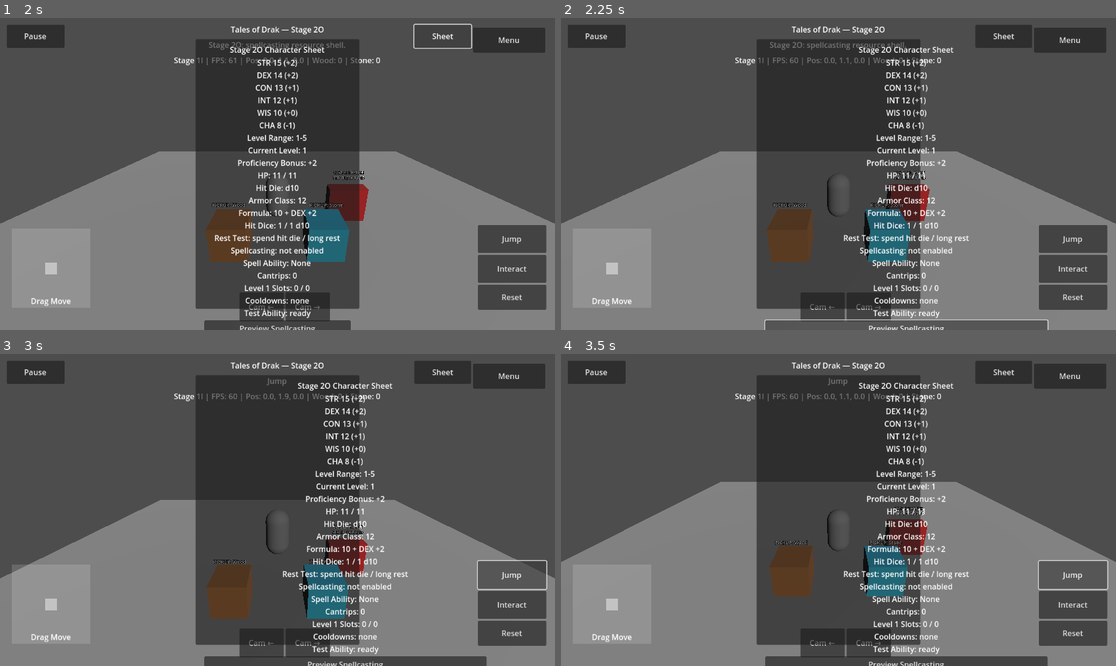
Above: before the commit, frames 1-4 (two rows, left to right).
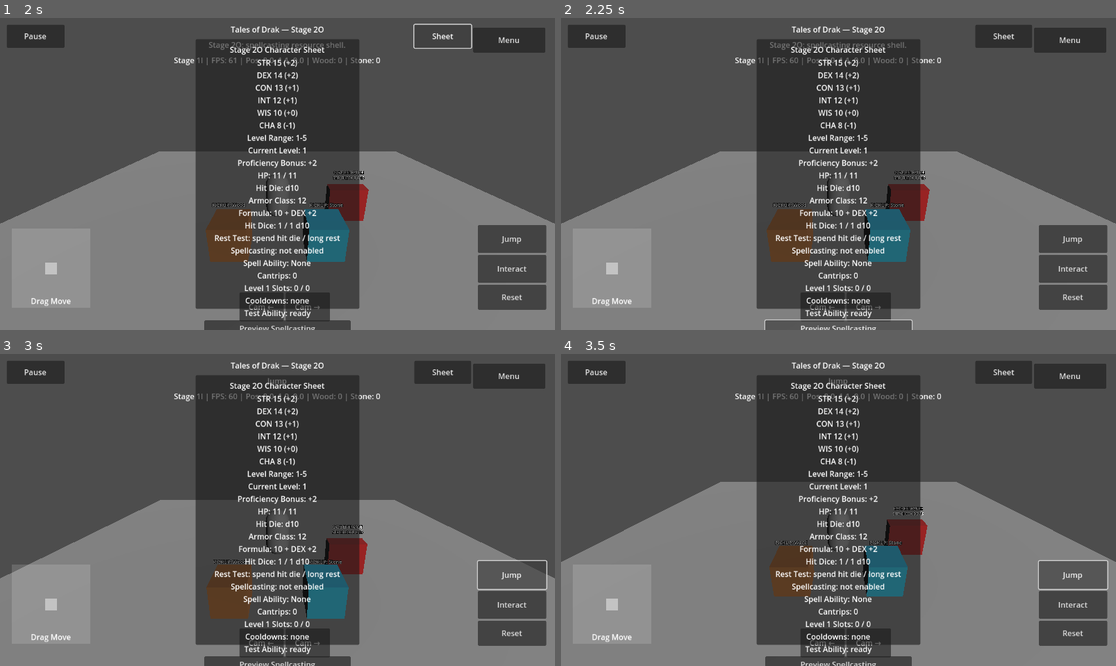
Above: after the commit, the same moments.

Repository: tristanvickery20/Tales-of-Drak-2.0
Game: Godot game, scene res://scenes/main_menu/main_menu.tscn
The game is run twice, just before and just after one commit, with the same random seed, the same clock (stepped at 60 frames per second) and the same inputs.
Inputs:
- Up to frame 1 (2 s): click "Start Game" at 0.5 s; click "Sheet" at 1.25 s
- Up to frame 2 (2.25 s): click "Preview Spellcasting" at 2 s
- Up to frame 3 (3 s): click "Jump" at 2.75 s
- Up to frame 4 (3.5 s): no input

Frame 1 is identical in both runs. In frame 2, 5.6% of the frame differs, in the area x 38-88%, y 9-100%; in frame 3, 5.5%; in frame 4, 5.5%.

Commit message:
Fix Stage 2O sheet result layout shifting

Diff:
--- a/drak/ui/drak_character_sheet_overlay.gd
+++ b/drak/ui/drak_character_sheet_overlay.gd
@@ -158,14 +158,18 @@
 
 	_check_result_text = Label.new()
 	_check_result_text.name = "CheckResultText"
-	_check_result_text.text = "No spellcasting preview yet."
+	_check_result_text.text = "No preview yet."
+	_check_result_text.custom_minimum_size = Vector2(270, 46)
+	_check_result_text.size_flags_vertical = Control.SIZE_SHRINK_CENTER
+	_check_result_text.autowrap_mode = TextServer.AUTOWRAP_WORD_SMART
 	_check_result_text.horizontal_alignment = HORIZONTAL_ALIGNMENT_CENTER
+	_check_result_text.vertical_alignment = VERTICAL_ALIGNMENT_CENTER
 	_check_result_text.mouse_filter = Control.MOUSE_FILTER_IGNORE
 	box.add_child(_check_result_text)
 
 	var note := Label.new()
 	note.name = "CharacterSheetNote"
-	note.text = "Stage 2O: spellcasting shell only. No spells, class lists, spell attacks, or spell saves yet."
+	note.text = "Stage 2O shell only. No spells/class lists yet."
 	note.autowrap_mode = TextServer.AUTOWRAP_WORD_SMART
 	note.horizontal_alignment = HORIZONTAL_ALIGNMENT_CENTER
 	note.mouse_filter = Control.MOUSE_FILTER_IGNORE
@@ -199,28 +203,31 @@
 	_sheet_panel.visible = false
 
 func _preview_spellcasting() -> void:
-	_check_result_text.text = _spellcasting.preview_spellcasting_shell()
+	_check_result_text.text = "Spellcasting shell ready. No spells or spell slots active yet."
 
 func _preview_level_five() -> void:
-	_check_result_text.text = _level_progression.preview_level(5)
+	_check_result_text.text = "Level 5 preview: Proficiency Bonus +3. No class/race features yet."
 
 func _spend_hit_die() -> void:
 	var result := _rest_tracker.spend_hit_die(_ability_scores.get_constitution_modifier())
 	_sheet_text.text = _get_sheet_text()
-	_check_result_text.text = _rest_tracker.format_spend_result(result)
+	if bool(result.get("spent", false)):
+		_check_result_text.text = "Hit Die spent. Preview healing: %d. HP unchanged." % int(result.get("preview_healing", 0))
+	else:
+		_check_result_text.text = "No hit dice left. Use Long Rest to restore."
 
 func _long_rest() -> void:
 	_rest_tracker.long_rest()
 	_sheet_text.text = _get_sheet_text()
-	_check_result_text.text = "Long Rest complete.\nHit dice restored.\nNo HP is changed in Stage 2O."
+	_check_result_text.text = "Long Rest: hit dice restored. HP unchanged."
 
 func _preview_fire_damage() -> void:
-	_check_result_text.text = _damage_types.preview_damage("Fire", 4)
+	_check_result_text.text = "Preview: 4 Fire damage. HP unchanged."
 
 func _start_test_cooldown() -> void:
 	_cooldown_tracker.start_cooldown(DrakCooldownTracker.TEST_ABILITY_ID, 5.0)
 	_sheet_text.text = _get_sheet_text()
-	_check_result_text.text = "Test Ability cooldown started.\n" + _cooldown_tracker.get_summary_text()
+	_check_result_text.text = "Test Ability cooldown: 5.0s started."
 
 func _update_visibility() -> void:
 	var scene := get_tree().current_scene
